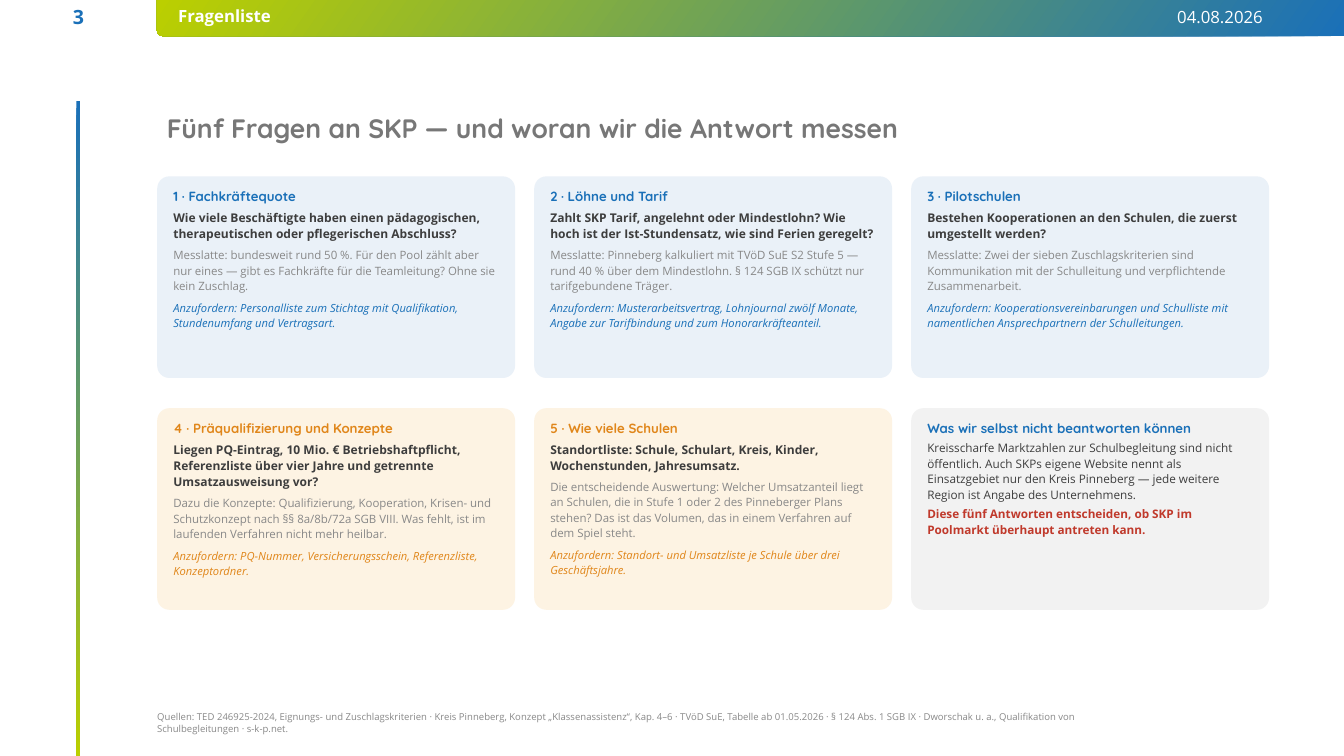
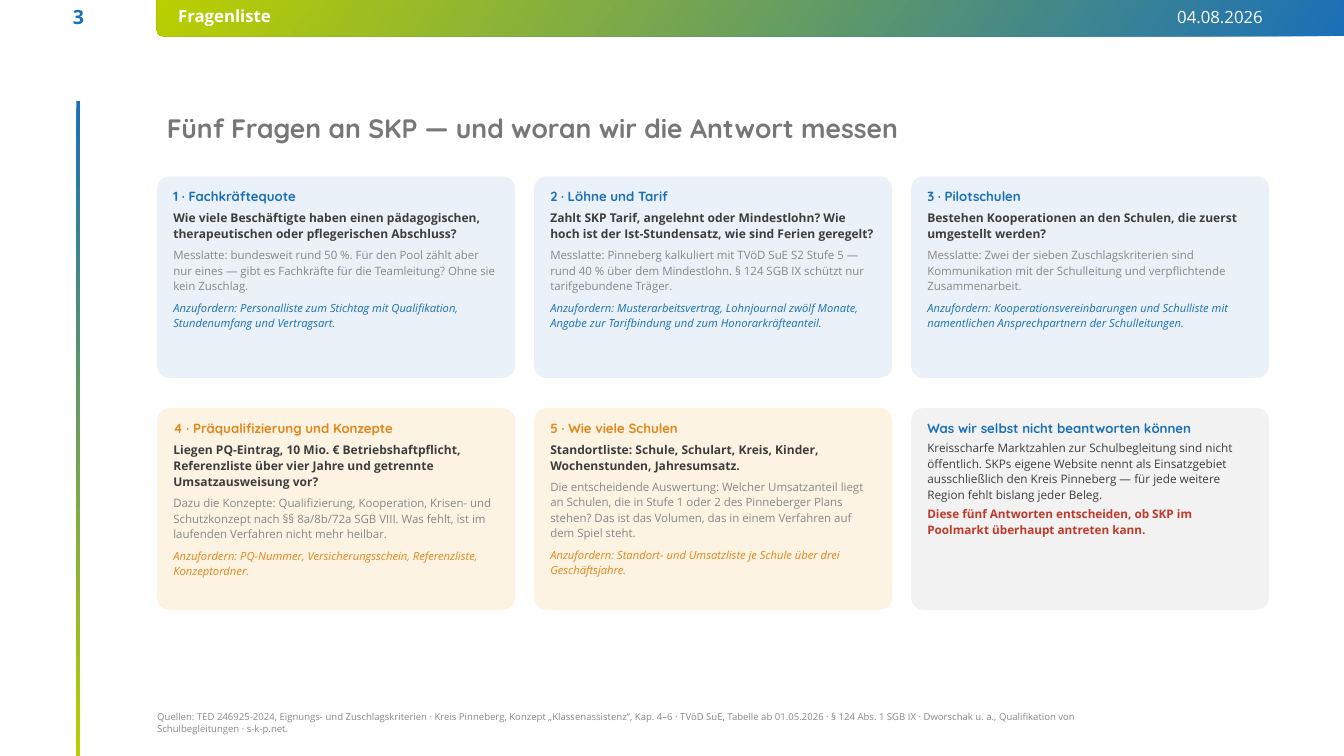
Before and after one commit to findingNemo0o0/repository, a slide deck: slide 3 of praesentation2/SKP-Poolreform-Modelle-und-Financial-Model.pptx. Drawn at 1344x756 pixels with LibreOffice and Linux fonts; fonts in the diff are those of the drawing; background and template pictures are left out. Boxes give left, top, right and bottom in pixels: in the first picture for what was removed or moved away, otherwise in the second. Text is boxed around its words. In the diff, an @@ line names an element or a change of style, - is before the commit and + after.

```diff
--- a/praesentation2/SKP-Poolreform-Modelle-und-Financial-Model.pptx
+++ b/praesentation2/SKP-Poolreform-Modelle-und-Financial-Model.pptx
@@ text at (927, 443, 1232, 502): text changed @@
-Kreisscharfe Marktzahlen zur Schulbegleitung sind nicht öffentlich. Auch SKPs eigene Website nennt als Einsatzgebiet nur den Kreis Pinneberg — jede weitere Region ist Angabe des Unternehmens.
+Kreisscharfe Marktzahlen zur Schulbegleitung sind nicht öffentlich. SKPs eigene Website nennt als Einsatzgebiet ausschließlich den Kreis Pinneberg — für jede weitere Region fehlt bislang jeder Beleg.
```
Also in this commit, not shown: 1 other slide changed, 4 other files.
